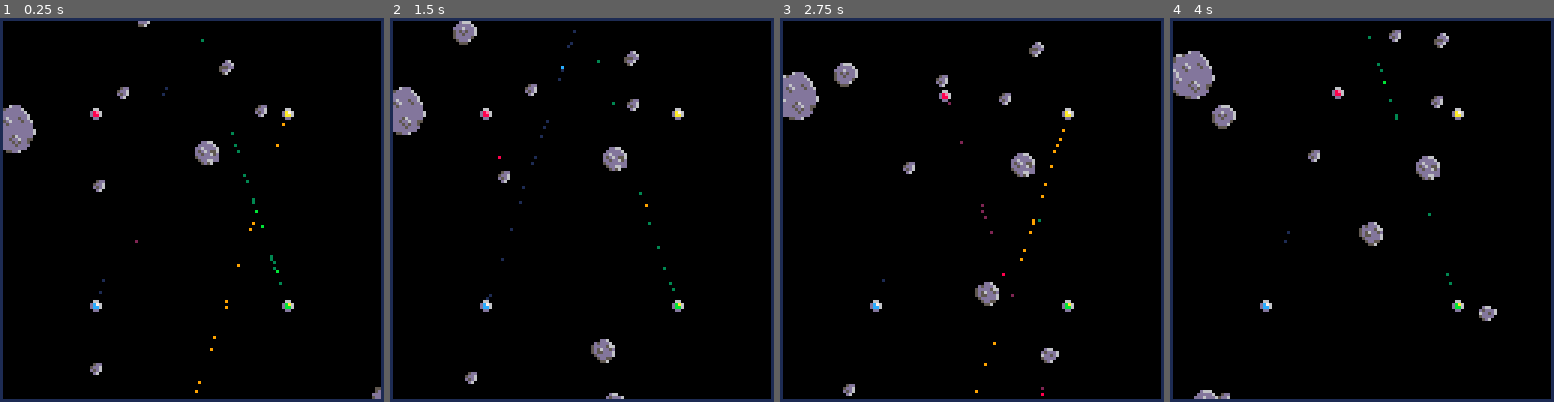
Above: before the commit, frames 1-4 (left to right).
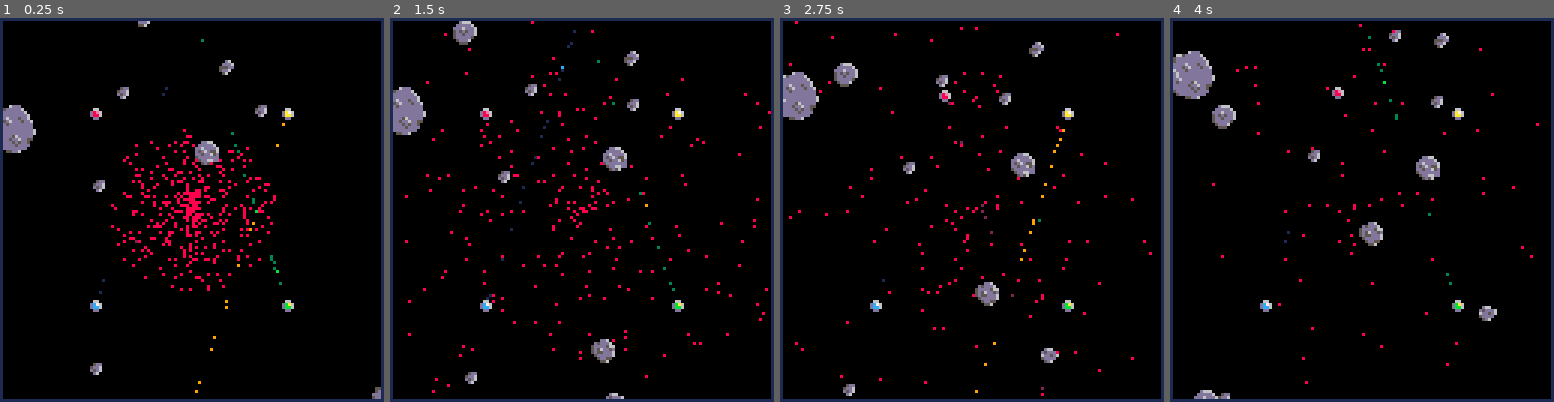
Above: after the commit, the same moments.

Repository: Ramito/PICO-8-Projects
Game: PICO-8 cartridge laserduel.p8
Two runs of this game, one before a commit and one after it. Both use one fixed random seed, a clock stepped at 60 frames per second and the inputs below.
Inputs:
- Up to frame 1 (0.25 s): no input
- Up to frame 2 (1.5 s): tap X (X key) at 0.33, 1.07 s; tap O (Z key) at 0.7 s
- Up to frame 3 (2.75 s): hold Right 1.6-2.1 s; tap O (Z key) at 1.7, 2.1, 2.5 s; tap X (X key) at 1.85 s; hold Up 2.15-2.42 s; hold Right from 2.47 s (still down)
- Up to frame 4 (4 s): tap O (Z key) at 2.9, 3.3, 3.7 s; tap X (X key) at 2.97 s; release Right at 3.03 s; hold Left 3.08-3.58 s; hold Down 3.63-3.97 s

The runs differ from the first frame. In frame 1, 2.1% of the frame differs, in the area x 28-72%, y 28-72%; in frame 2, 1.3%; in frame 3, 0.7%; in frame 4, 0.4%.

Commit message:
Basic particles

Diff:
--- a/laserduel.p8
+++ b/laserduel.p8
@@ -16,6 +16,15 @@
 	spawn_ufo(96,96,-0.7)
 	setup_asteroids()
 	spawn_asteroids()
+
+	for i=1,400 do
+		local pos=make_vec2(64,64)
+		local vel=arg_vec2(rnd(2))
+		vel:scale(rnd(1.75))
+		local col=8
+		local life=120+rnd(300)
+		make_particle(pos,vel,col,life)
+	end
 end
 
 function _update60()
@@ -32,6 +41,8 @@
 --lasers
 	foreach(lasers,update_laser)
 	foreach(lasers,update_laser_hit)
+	update_particles()
+	foreach(particles,collide_particle)
 end
 
 function _draw()
@@ -39,6 +50,8 @@
  foreach(asteroids,draw_asteroid)
  foreach(lasers,draw_laser)
  foreach(ufos,draw_ufo)
+ pal()
+ foreach(particles,draw_particle)
  rect(0,0,127,127,1)
 end
 
@@ -80,7 +93,6 @@
 function integrate(ufo)
 	local sq_vel=ufo.vel:dot(ufo.vel)
 	ufo.vel+=ufo.vel:scaled(sqrt(sq_vel)*ufo.attributes.drag)
-	--ufo.vel:scale(ufo.attributes.drag)
 	ufo.pos+=ufo.vel
 end
 
@@ -271,6 +283,9 @@
 function arg_vec2(arg)
 	return make_vec2(cos(arg),sin(arg))
 end
+function cpy_vec2(v)
+	return make_vec2(v.x,v.y)
+end
 --rect
 --rect--metatable
 _rect_mt={
@@ -527,7 +542,7 @@
 	,attrs.sprite_w)
 end
 -->8
---palette
+--palette & particles
 
 palettes={}
 palettes[1]={}
@@ -540,6 +555,55 @@
 	for v in all(palettes[indx]) do
 			pal(v[1],v[2])
 	end
+end
+
+particles={}
+
+function make_particle(pos,vel,col,life)
+	local part={}
+	part.pos=cpy_vec2(pos)
+	part.vel=cpy_vec2(vel)
+	part.col=col
+	part.life=life
+	add(particles,part)
+end
+
+function update_particles()
+	for i,part in pairs(particles) do
+		part.pos+=part.vel
+		part.life-=1
+		if part.life<=0 then
+			del(particles,part)
+		end
+	end
+end
+
+function part_vs_col(part,col)
+		local radius=get_radius(col)
+		local dp=col.pos-part.pos
+		distsq = dp:dot(dp)
+		if (distsq> radius*radius) return
+		dp:scale(1/sqrt(distsq))
+		local dv=col.vel-part.vel
+		local vel_p=dp:dot(dv)
+		if (vel_p>=0) return
+		local vp=dp:scaled(vel_p)
+		part.vel=col.vel+vp
+end
+
+function collide_particle(part)
+	local ix,iy=grid_coords(part.pos)
+	local cellid=hash_cell(ix,iy)
+	local colliders=sp_hash[cellid]
+	if (not colliders) return
+	for k,i in pairs(colliders) do
+		local col=all_col[i]
+		part_vs_col(part,col)
+	end
+end
+
+function draw_particle(part)
+	pset(part.pos.x,part.pos.y,part.col)
 end
 __gfx__
 000000000660000005dd00000d66000000dd660000d6660000000666dd6600000060000000000000000000000000000000000000000000000000000000000000
